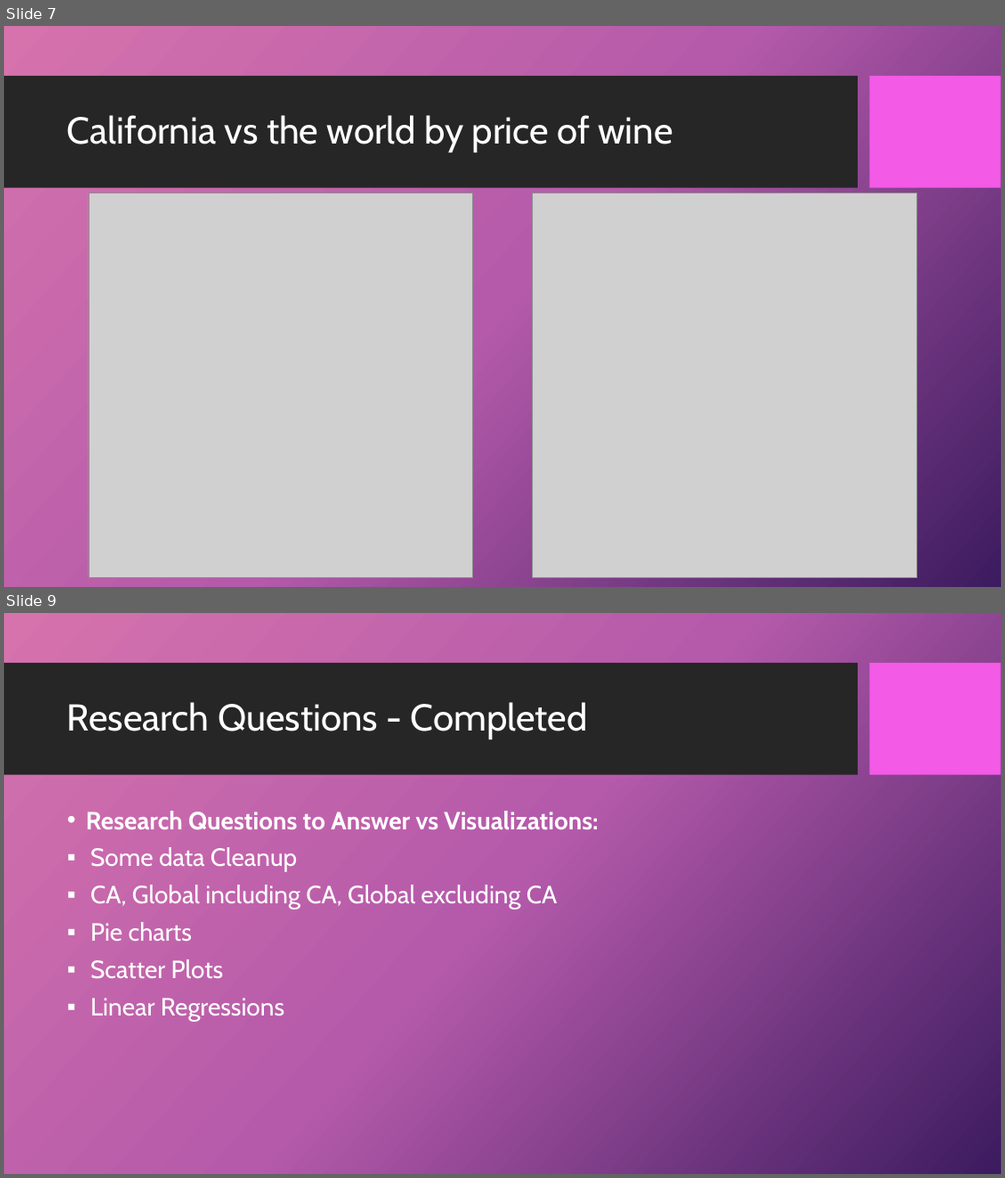
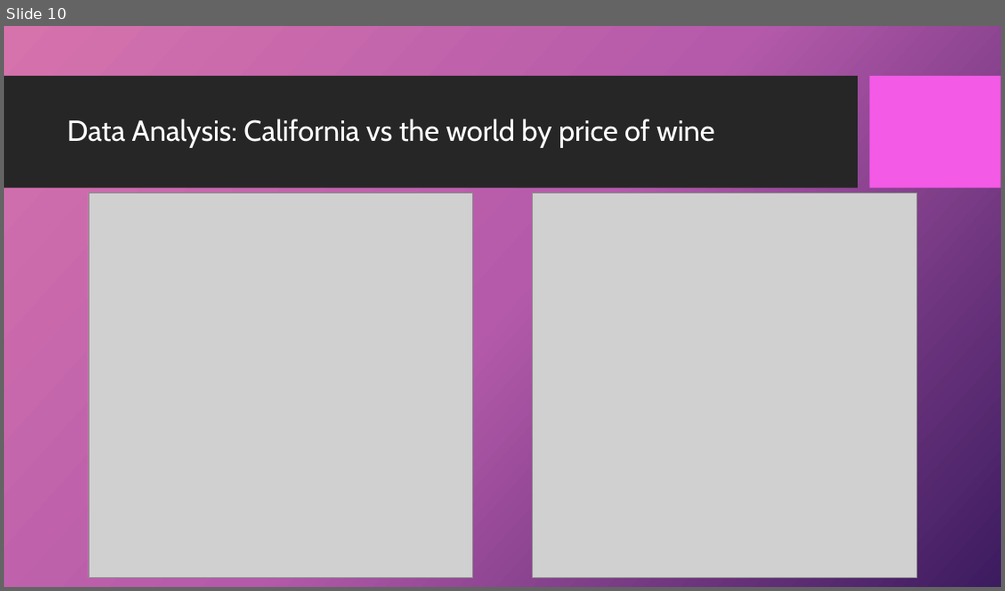
Before and after one commit to 4Reference/Project1, a slide deck: Data Science_Project 1_Group2.pptx. Shown one above the other, each under a label of ours: slides 7 and 9 before the commit, slide 10 after it; the slides between them are not shown. The pictures are 1005x1178 and 1005x591 pixels, drawn with LibreOffice and Linux fonts; fonts in the diff are those of the drawing; grey boxes stand for pictures; background and template pictures are left out. Boxes give left, top, right and bottom in pixels: in the first picture for what was removed or moved away, otherwise in the second. Text is boxed around its words. In the diff, an @@ line names an element or a change of style, - is before the commit and + after.

```diff
--- a/Data Science_Project 1_Group2.pptx
+++ b/Data Science_Project 1_Group2.pptx
@@ slide 9 removed at (4, 613, 1001, 1174), background picture (left out); not listed: 2 template elements that a slide beside it also shows @@
@@ title removed at (67, 702, 588, 739) @@
-Research Questions - Completed
@@ text removed at (86, 811, 598, 1022) @@
-• Research Questions to Answer vs Visualizations:
-▪ Some data Cleanup
-▪ CA, Global including CA, Global excluding CA
-▪ Pie charts
-▪ Scatter Plots
-▪ Linear Regressions
@@ what was slide 7 is now slide 10 @@
@@ slide 10 changed as well @@
@@ title at (67, 119, 715, 148): text changed; size 36 to 28 pt @@
-California vs the world by price of wine
+Data Analysis: California vs the world by price of wine
```
Also in this commit, not shown: 5 other slides changed, 10 slides added, 6 other slides removed.
